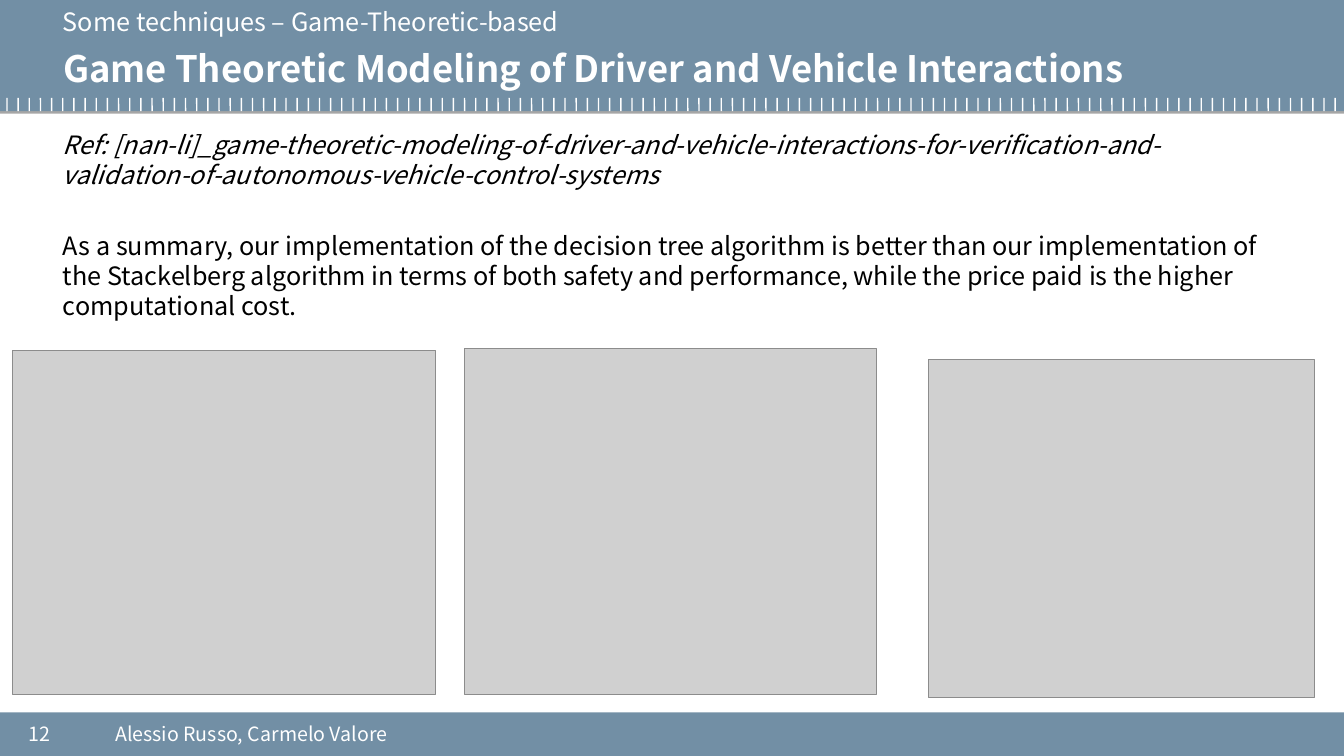
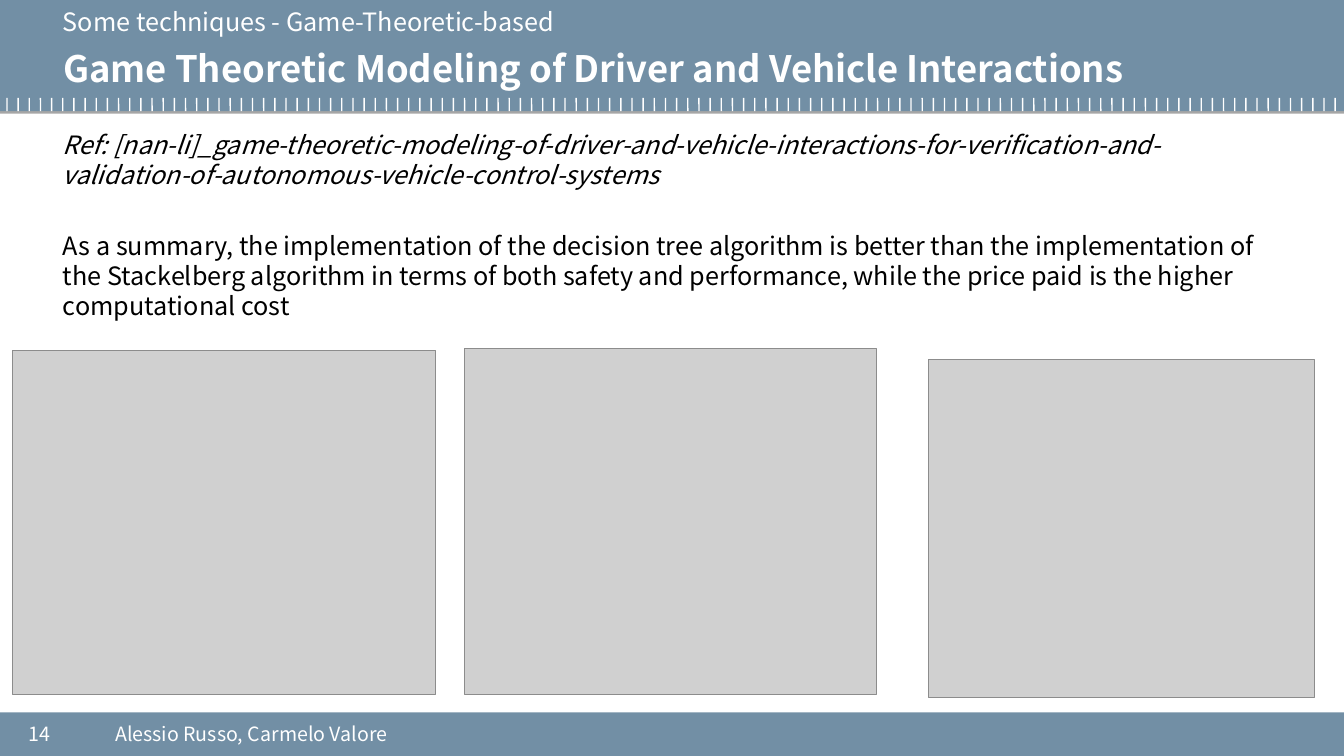
Before and after one commit to cvalore/mida2-project, a slide deck: slide 14 of presentazione_06-05-2020.odp (slide 12 before the commit). Drawn at 1344x756 pixels with LibreOffice and Linux fonts; fonts in the diff are those of the drawing; grey boxes stand for pictures; background and template pictures are left out. Boxes give left, top, right and bottom in pixels: in the first picture for what was removed or moved away, otherwise in the second. Text is boxed around its words. In the diff, an @@ line names an element or a change of style, - is before the commit and + after.

```diff
--- a/presentazione_06-05-2020.odp
+++ b/presentazione_06-05-2020.odp
@@ text at [63,11,553,37]: text changed @@
-Some techniques – Game-Theoretic-based
+Some techniques - Game-Theoretic-based
@@ text at [63,234,1253,321]: text changed @@
-As a summary, our implementation of the decision tree algorithm is better than our implementation of the Stackelberg algorithm in terms of both safety and performance, while the price paid is the higher computational cost.
+As a summary, the implementation of the decision tree algorithm is better than the implementation of the Stackelberg algorithm in terms of both safety and performance, while the price paid is the higher computational cost
@@ page number at [29,726,51,741]: text changed @@
-12
+14
```
Also in this commit, not shown: 8 other slides changed, 5 slides added, 1 slide removed.
